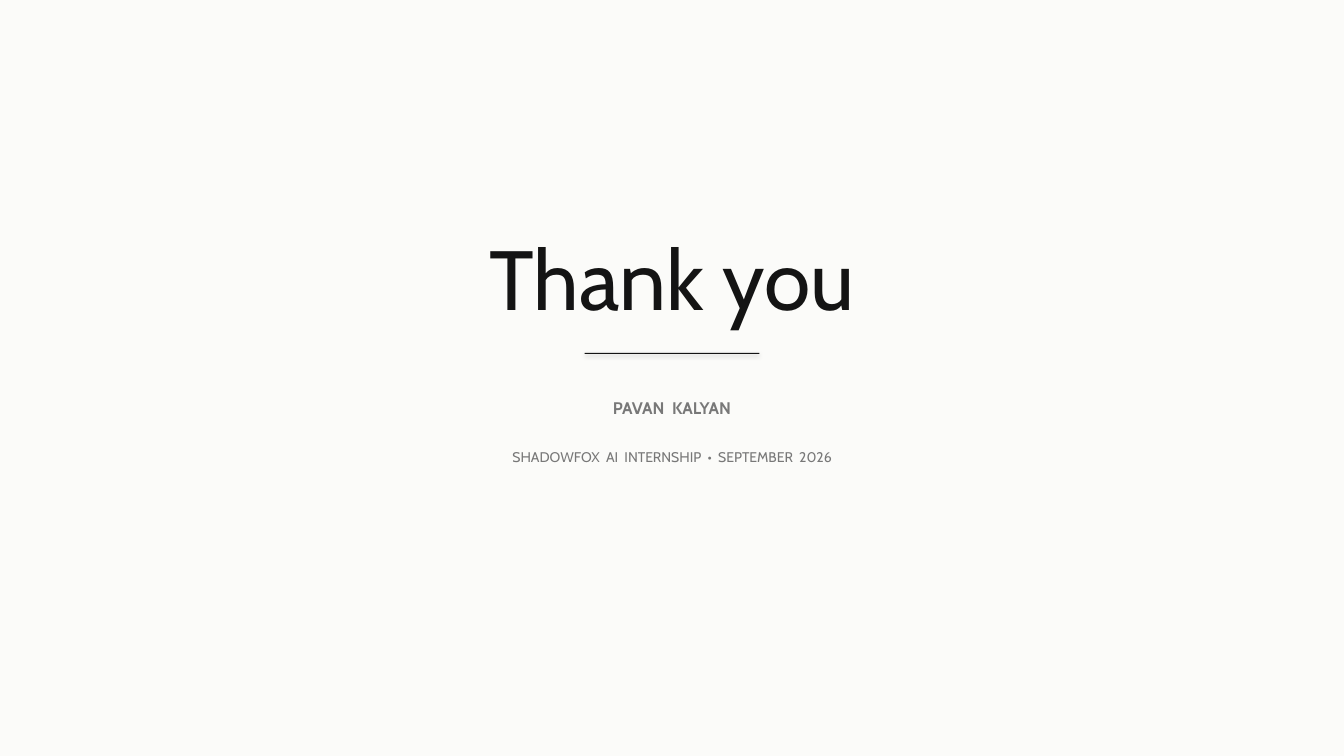
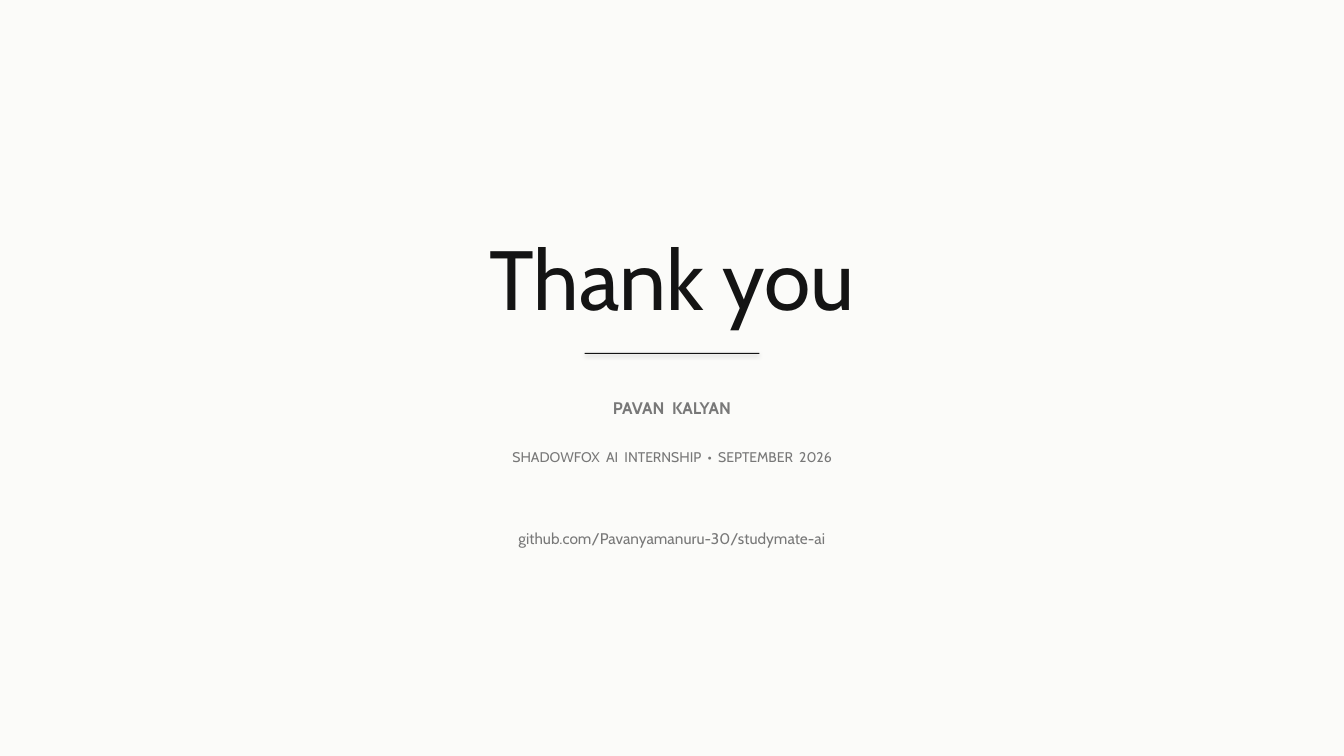
Before and after one commit to Pavanyamanuru-30/studymate-ai, a slide deck: slide 14 of StudyMate_AI_Presentation.pptx (slide 12 before the commit). Drawn at 1344x756 pixels with LibreOffice and Linux fonts; fonts in the diff are those of the drawing. Boxes give left, top, right and bottom in pixels: in the first picture for what was removed or moved away, otherwise in the second. Text is boxed around its words. In the diff, an @@ line names an element or a change of style, - is before the commit and + after.

```diff
--- a/StudyMate_AI_Presentation.pptx
+++ b/StudyMate_AI_Presentation.pptx
@@ text added at [518,532,825,548], 11 pt, text #787878 @@
+github.com/Pavanyamanuru-30/studymate-ai
```
Also in this commit, not shown: 7 other slides changed, 6 slides added, 4 slides removed, 1 other file.
